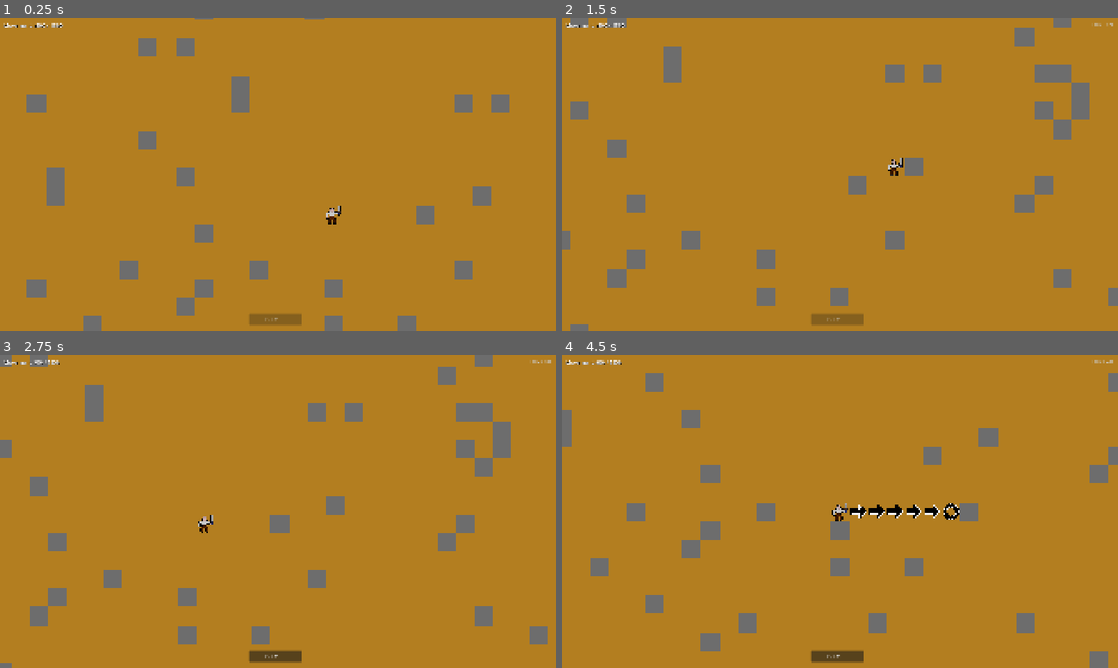
Above: before the commit, frames 1-4 (two rows, left to right).
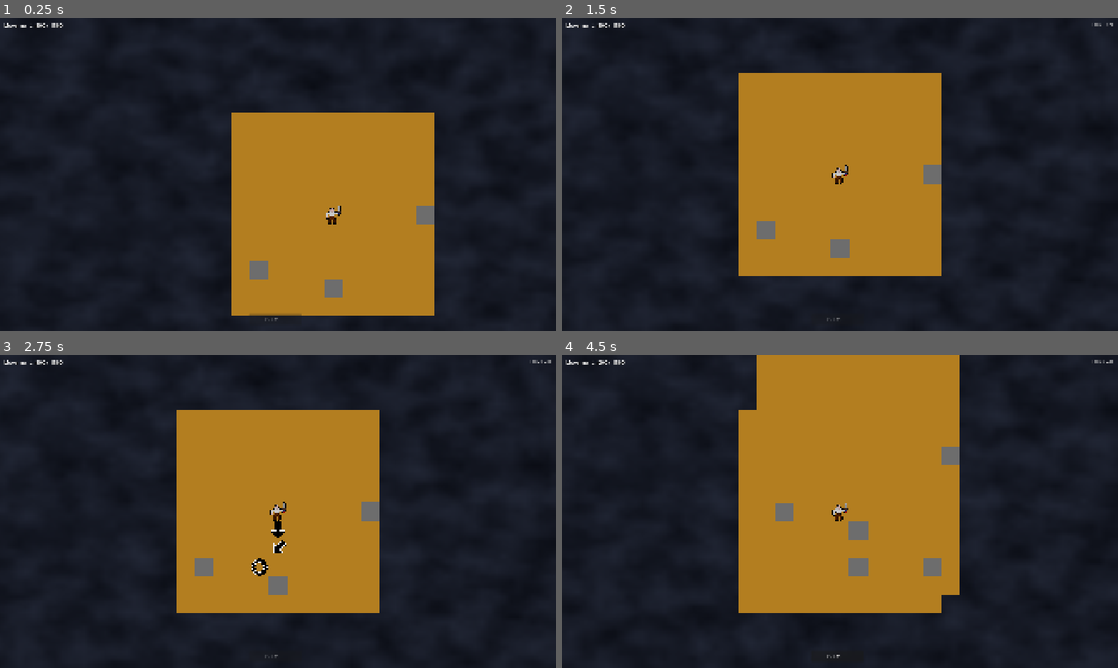
Above: after the commit, the same moments.

Repository: Grayger26/hexagon
Game: Godot game, scene res://scenes/adventure_map/AdventureMap.tscn
The game is run twice, just before and just after one commit, with the same random seed, the same clock (stepped at 60 frames per second) and the same inputs. This scene is started directly instead of the project's main scene.
Inputs (mouse positions are in pixels of both pictures, inside the frame that each line leads up to):
- Up to frame 1 (0.25 s): no input
- Up to frame 2 (1.5 s): tap Enter at 0.5 s; move the mouse to (962, 158) at 0.52 s; hold D 0.53-1.25 s; click (962, 158) at 0.67 s; click (834, 318) at 1.25 s, where only the run before the commit has a clickable "End Turn"
- Up to frame 3 (2.75 s): drag from (166, 527) to (250, 574) at 2.02 s
- Up to frame 4 (4.5 s): move the mouse to (895, 442) at 2.77 s; hold D 2.78-3.5 s; drag from (812, 574) to (673, 464) at 3.52 s; move the mouse to (1006, 558) at 4.27 s

The runs differ from the first frame. In frame 1, 76% of the frame differs, in the area x 0-100%, y 0-100%; in frame 2, 78%; in frame 3, 78%; in frame 4, 70%.

Commit message:
fog draft

Diff:
--- a/scripts/adventure_map/AdventureMap.gd
+++ b/scripts/adventure_map/AdventureMap.gd
@@ -48,6 +48,14 @@
 # ── MOVEMENT COST ────────────────────────────────────────────────────────────────
 const MOVE_COST_PER_TILE: int = 100
 
+# ── FOG OF WAR ───────────────────────────────────────────────────────────────────
+## Vision radius around the hero (in tiles, Euclidean distance).
+const VISION_RADIUS: int = 5
+
+## Fog image value for the red channel (shader uses r → α transparency).
+const FOG_UNSEEN:    float = 0.0   # fully opaque
+const FOG_EXPLORED:  float = 1.0   # fully clear — same as visible
+
 
 # ── STATE ────────────────────────────────────────────────────────────────────────
 
@@ -62,15 +70,18 @@
 var movement_points: int = MAX_MOVE_POINTS
 
 var _blocked_tiles: Array[Vector2i] = []
-var _path: Array[Vector2i] = []            # full A* path from player to hovered tile
-var _reachable_path: Array[Vector2i] = []  # prefix truncated by movement budget
+var _path: Array[Vector2i] = []             # full A* path from player to hovered tile
+var _reachable_path: Array[Vector2i] = []   # prefix truncated by movement budget
+var _pathfinding_blocked: Array[Vector2i] = []  # obstacles + unexplored fog tiles
 
 # ── CHILD NODES ──────────────────────────────────────────────────────────────────
 
 var _terrain_layer: TileMapLayer
 var _path_layer:    TileMapLayer
 var _player_sprite: Sprite2D
-var _camera:        Camera2D
+var _fog_sprite:    Sprite2D
+var _fog_image: Image
+var _camera:   Camera2D
 var _move_label:    Label
 var _end_turn_btn:  Button
 var _tile_info:     Label
@@ -83,8 +94,10 @@
 	_generate_map()
 	_setup_camera()
 	_setup_player()
+	_setup_fog()
 	_setup_ui()
 	_refresh_hud()
+	_update_fog()
 
 
 # ── TILEMAP SETUP ────────────────────────────────────────────────────────────────
@@ -155,6 +168,46 @@
 
 	ts.add_source(source, SRC_ARROW)
 	return ts
+
+
+func _setup_fog() -> void:
+	## Create the fog-of-war overlay using a pixelated Sprite2D with a shader.
+	## The fog image maps 1 pixel per tile; the shader adds noise for an organic look
+	## and uses the red channel to control transparency (r → α).
+
+	# --- Fog Sprite ---
+	_fog_sprite = Sprite2D.new()
+	_fog_sprite.name = "FogSprite"
+	_fog_sprite.z_index = 0  # above terrain, below path/player
+	_fog_sprite.centered = false
+	_fog_sprite.scale = Vector2(
+		SquareGrid.TILE_SIZE * MAP_SCALE,
+		SquareGrid.TILE_SIZE * MAP_SCALE
+	)
+	add_child(_fog_sprite)
+
+	# --- Fog image (1 pixel = 1 tile) ---
+	_fog_image = Image.create(MAP_COLS, MAP_ROWS, false, Image.FORMAT_RGBA8)
+	_fog_image.fill(Color(0, 0, 0, 1))
+	_fog_sprite.texture = ImageTexture.create_from_image(_fog_image)
+
+	# --- Noise texture for organic fog appearance ---
+	var noise := FastNoiseLite.new()
+	noise.noise_type = FastNoiseLite.TYPE_SIMPLEX_SMOOTH
+	noise.frequency = 0.12
+
+	var noise_texture := NoiseTexture2D.new()
+	noise_texture.noise = noise
+	noise_texture.width = 128
+	noise_texture.height = 128
+	noise_texture.seamless = true
+
+	# --- Shader material ---
+	var material := ShaderMaterial.new()
+	material.shader = preload("res://shaders/fog_of_war.gdshader")
+	material.set_shader_parameter("noise", noise_texture)
+	_fog_sprite.material = material
+
 
 
 # ── MAP GENERATION ───────────────────────────────────────────────────────────────
@@ -232,6 +285,78 @@
 	_camera.position = pos
 
 
+# ── FOG OF WAR ─────────────────────────────────────────────────────────────────
+
+
+func _get_visible_tiles(center: Vector2i, radius: int) -> Array[Vector2i]:
+	## Return all in-bounds tiles within Chebyshev distance ≤ radius of center.
+	var tiles: Array[Vector2i] = []
+	for x in range(center.x - radius, center.x + radius + 1):
+		for y in range(center.y - radius, center.y + radius + 1):
+			var tile := Vector2i(x, y)
+			if _is_in_bounds(tile) and SquareGrid.chebyshev_distance(tile, center) <= radius:
+				tiles.append(tile)
+	return tiles
+
+
+func _update_fog() -> void:
+	## Recompute visibility from the current player position and draw the fog image.
+	## Uses the red channel as a transparency mask consumed by the fog shader.
+	if not is_instance_valid(_fog_sprite):
+		return
+
+	# Track explored tiles for save/load persistence
+	var visible_tiles: Array[Vector2i] = _get_visible_tiles(player_tile, VISION_RADIUS)
+	for vt: Vector2i in visible_tiles:
+		if not vt in GameState.explored_tiles:
+			GameState.explored_tiles.append(vt)
+
+	# Build a fast explored lookup
+	var explored: Dictionary = {}
+	for et: Vector2i in GameState.explored_tiles:
+		explored[et] = true
+
+	# Draw the fog image from scratch: each pixel encodes visibility in the red channel.
+	# The shader maps:  r=1 → fully transparent (visible), r=0 → fully opaque (unseen).
+	for x: int in range(MAP_COLS):
+		for y: int in range(MAP_ROWS):
+			var tile := Vector2i(x, y)
+			var red: float
+
+			if explored.has(tile):
+				red = FOG_EXPLORED   # 1.0 — fully clear
+			else:
+				red = FOG_UNSEEN     # 0.0 — fully fogged
+
+			_fog_image.set_pixel(x, y, Color(red, red, red, 1.0))
+
+	_fog_sprite.texture = ImageTexture.create_from_image(_fog_image)
+	EventBus.fog_updated.emit(visible_tiles)
+
+	# Rebuild pathfinding blocked cache to exclude unexplored tiles
+	_rebuild_pathfinding_blocked()
+
+
+func _rebuild_pathfinding_blocked() -> void:
+	## Combine obstacles and unexplored tiles into one blocked set for pathfinding.
+	## This prevents the player from pathfinding through fog.
+	var explored: Dictionary = {}
+	for et: Vector2i in GameState.explored_tiles:
+		explored[et] = true
+
+	var blocked_dict: Dictionary = {}
+	for bt: Vector2i in _blocked_tiles:
+		blocked_dict[bt] = true
+	var result: Array[Vector2i] = _blocked_tiles.duplicate()
+	for x: int in range(MAP_COLS):
+		for y: int in range(MAP_ROWS):
+			var tile := Vector2i(x, y)
+			if not explored.has(tile) and not blocked_dict.has(tile):
+				result.append(tile)
+
+	_pathfinding_blocked = result
+
+
 func _tile_to_local(tile: Vector2i) -> Vector2:
 	return _terrain_layer.map_to_local(tile) * MAP_SCALE
 
@@ -315,13 +440,16 @@
 
 	_tile_info.text = "Tile: %s" % [str(tile)]
 
-	# No path if hovering the player's tile or an obstacle
+	# No path if hovering the player's tile, a fogged tile, or an obstacle
 	if tile == player_tile or tile in _blocked_tiles:
+		return
+
+	if not tile in GameState.explored_tiles:
 		return
 
 	# Compute full A* path
 	var full_path: Array[Vector2i] = SquareGrid.find_path(
-		player_tile, tile, _blocked_tiles)
+		player_tile, tile, _pathfinding_blocked)
 	if full_path.is_empty():
 		return
 
@@ -375,6 +503,9 @@
 	if tile in _blocked_tiles:
 		return
 
+	if not tile in GameState.explored_tiles:
+		return
+
 	# If there's a cached path and the clicked tile is in the reachable prefix,
 	# move to that tile. Otherwise, compute a fresh path.
 	var target_path: Array[Vector2i] = []
@@ -386,7 +517,7 @@
 	else:
 		# Clicked a tile not in current hover path — try to reach it
 		var path: Array[Vector2i] = SquareGrid.find_path(
-			player_tile, tile, _blocked_tiles, movement_points)
+			player_tile, tile, _pathfinding_blocked, movement_points)
 		if path.is_empty():
 			return  # unreachable
 		# Verify the path is within budget
@@ -410,21 +541,18 @@
 	movement_points -= cost
 	_refresh_hud()
 
-	# Animate along the path
-	var tween := create_tween()
-	tween.set_trans(Tween.TRANS_LINEAR)
-	tween.set_ease(Tween.EASE_IN_OUT)
-
-	var prev_tile: Vector2i = player_tile
+	# Animate step by step, revealing fog after each tile
 	for step: Vector2i in path:
-		var target_pos: Vector2 = _tile_to_local(step)
-		tween.tween_property(_player_sprite, "position", target_pos, 0.1)
-
-	player_tile = path[-1]  # last tile in the movement
-
-	await tween.finished
-
-	_sync_player_position()
+		player_tile = step
+		var tween := create_tween()
+		tween.set_trans(Tween.TRANS_LINEAR)
+		tween.set_ease(Tween.EASE_IN_OUT)
+		tween.tween_property(_player_sprite, "position", _tile_to_local(step), 0.1)
+		await tween.finished
+
+		_sync_player_position()
+		_update_fog()
+
 	phase = MapPhase.IDLE
 	_refresh_hud()
 
--- /dev/null
+++ b/shaders/fog_of_war.gdshader
@@ -0,0 +1,24 @@
+shader_type canvas_item;
+
+uniform sampler2D noise: repeat_enable;
+
+void fragment() {
+	// Read the fog image texture — red channel encodes visibility:
+	//   1.0 = fully visible  (shader makes transparent)
+	//   0.0 = unseen         (shader keeps opaque)
+	vec4 t = texture(TEXTURE, UV);
+
+	// Sample the noise for organic fog appearance
+	vec4 n = texture(noise, UV);
+
+	// Red channel subtracts from alpha — reveals terrain underneath
+	t.a -= t.r;
+
+	// Dark, dense fog colour with noise-based variation
+	// Darker base gives a heavier, more opaque feel
+	const vec3 FOG_DARK  = vec3(0.04, 0.05, 0.08);
+	const vec3 FOG_LIGHT = vec3(0.14, 0.16, 0.22);
+	t.rgb = mix(FOG_DARK, FOG_LIGHT, n.r);
+
+	COLOR = t;
+}
Not shown, added: shaders/fog_of_war.gdshader.uid
Not shown, changed: docs/development/Project_State.md
Not shown, changed: docs/development/Session_Handoff.md
